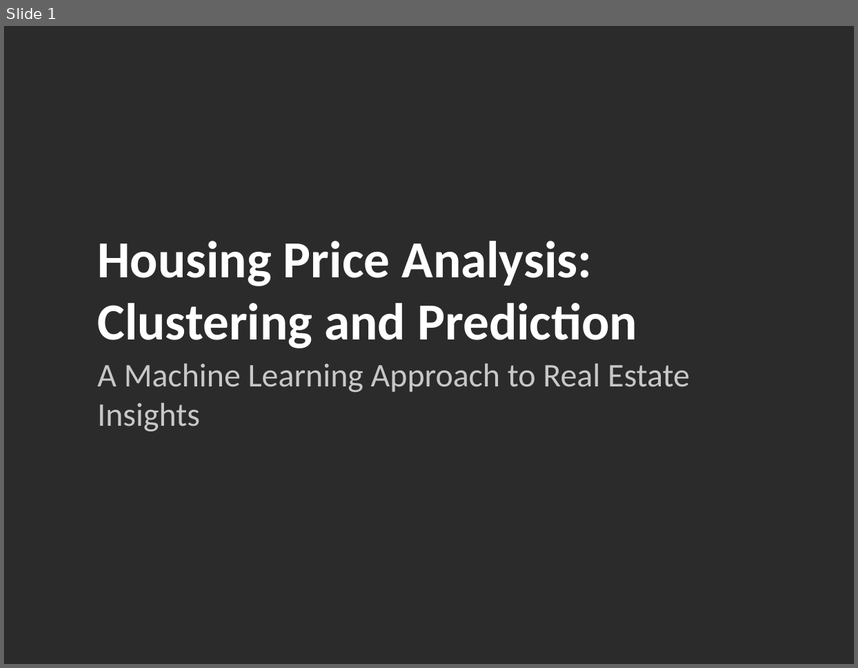
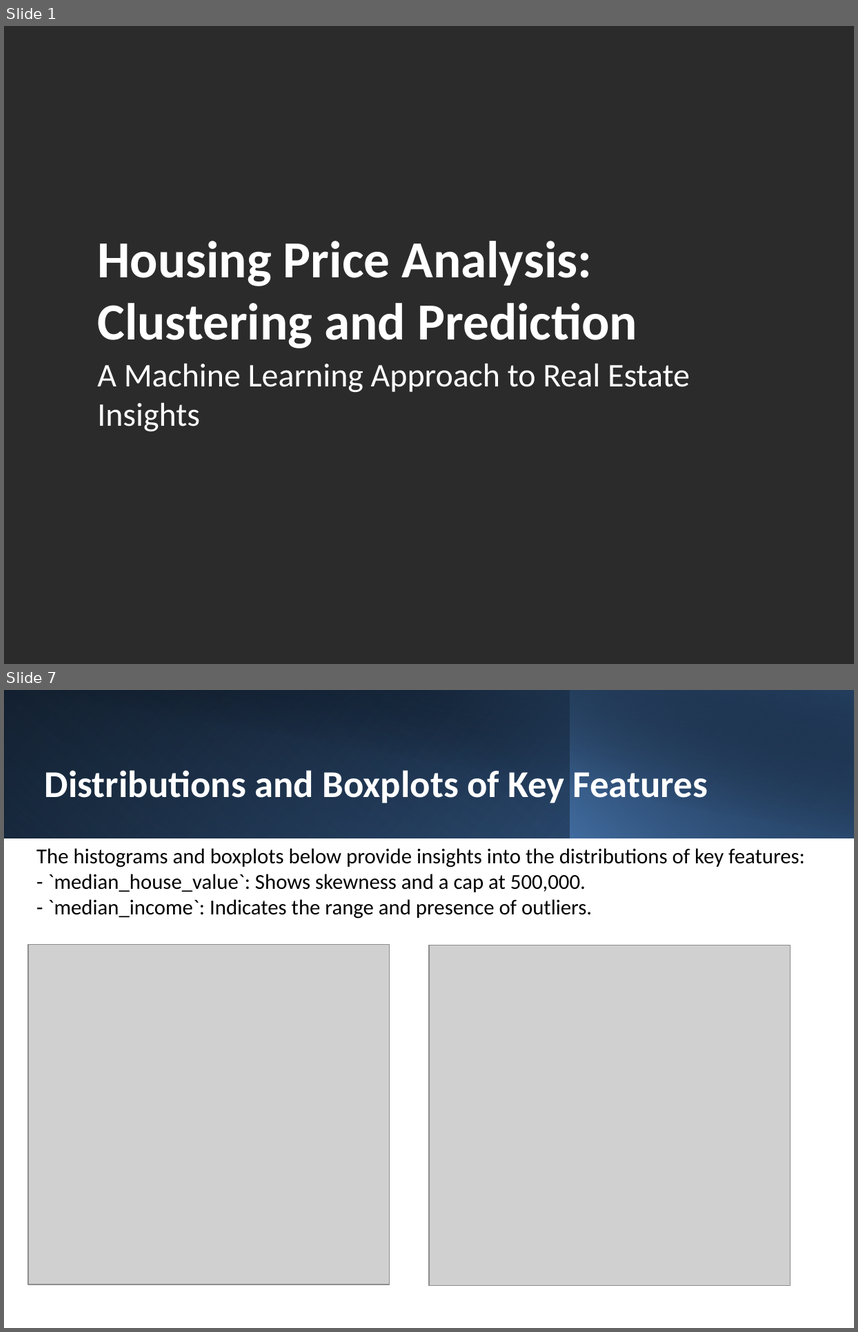
Before and after one commit to Niccolo901/Artificial_intelligence_repo, a slide deck: Housing_Price_Analysis_Presentation.pptx. Shown one above the other, each under a label of ours: slide 1 before the commit, slides 1 and 7 after it; the slides between them are not shown. The pictures are 858x668 and 858x1332 pixels, drawn with LibreOffice and Linux fonts; fonts in the diff are those of the drawing; grey boxes stand for pictures; background and template pictures are left out; a plain dark background stands for a picture behind light text. Boxes give left, top, right and bottom in pixels: in the first picture for what was removed or moved away, otherwise in the second. Text is boxed around its words. In the diff, an @@ line names an element or a change of style, - is before the commit and + after.

```diff
--- a/Housing_Price_Analysis_Presentation.pptx
+++ b/Housing_Price_Analysis_Presentation.pptx
@@ slide 7 added at box(4, 690, 854, 1328), background #FFFFFF @@
@@ rectangle added at box(4, 690, 854, 838), fill gradient #000000 to #376092 @@
@@ rectangle added at box(4, 690, 570, 838), fill gradient #4F81BD to #254061 @@
@@ rectangle added at box(36, 690, 854, 839), fill gradient #000000 to #254061 @@
@@ rectangle added at box(570, 690, 854, 838), fill gradient #4F81BD to #000000 @@
@@ text added at box(45, 770, 708, 803), 32 pt, text #FFFFFF, bold @@
+Distributions and Boxplots of Key Features
@@ text added at box(36, 848, 805, 918), 18 pt, text #000000 @@
+The histograms and boxplots below provide insights into the distributions of key features:
+- `median_house_value`: Shows skewness and a cap at 500,000.
+- `median_income`: Indicates the range and presence of outliers.
@@ picture added at box(27, 944, 389, 1284) @@
@@ picture added at box(429, 945, 791, 1285) @@
@@ slide 1 changed as well @@
@@ text "A Machine Learning Approach to ..." at box(97, 363, 690, 432): text colour #C8C8C8 to #FFFFFF @@
```
Also in this commit, not shown: 2 other slides changed, 19 other slides added, 6 slides removed, 12 other files.
